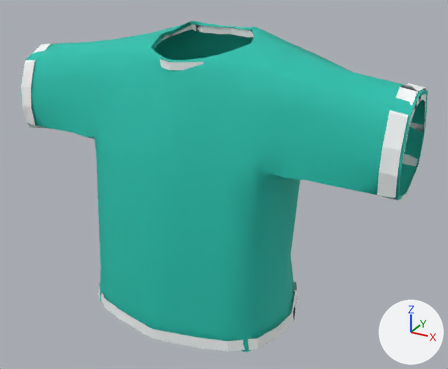
An edit to the glTF model assets/shirts/glb/05_Seafoam_Ringer.glb, drawn before and after from the same camera.
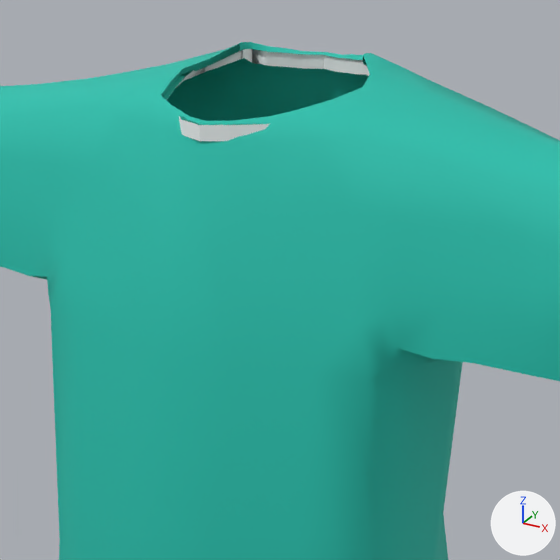
There are two pictures of each version: one whole from a 50 mm lens placed at (1.017, -1.715, 2.92), pointed at (0.087, -0.024, 2.075), one close up on the part from 16% to 78% of the width and 0% to 75% of the height. Every picture has the same lights, and +X, +Y and +Z are marked at lower right. The first two pictures are the older version. Vertices at exactly the same position are counted once.

The scene before the commit, as lines of its bpy script (objects in view):
```python
me_05_seafoam_ringer_mesh_001 = bpy.data.meshes.new('05_Seafoam_Ringer mesh.001')
me_05_seafoam_ringer_mesh_001.from_pydata(...)  # 726 vertices, 1164 faces; spans x -0.691..0.691, y -0.356..0.241, z 1.618..2.582
# faces by material slot: [212, 952]
me_05_seafoam_ringer_mesh_001.materials.append(mat_wardrobe___white)  # white #f5fafa
me_05_seafoam_ringer_mesh_001.materials.append(mat_wardrobe___teal)  # cyan #21c0ad
ob_export_05_seafoam_ringer = bpy.data.objects.new('EXPORT_05_Seafoam_Ringer', me_05_seafoam_ringer_mesh_001)
ob_export_05_seafoam_ringer.location = (0.0, 0.0, 0.0)
```
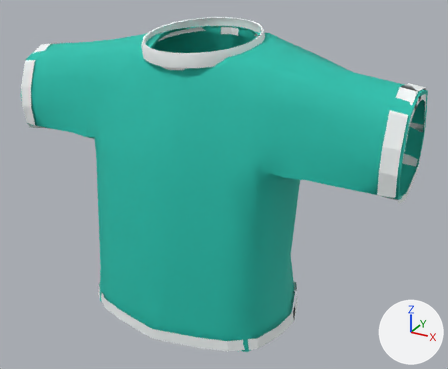
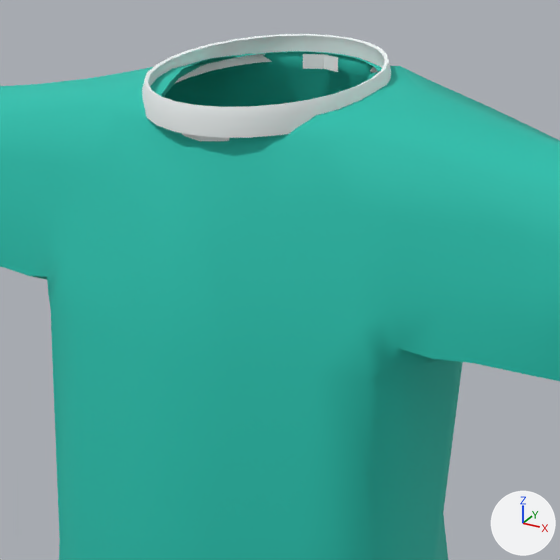
The edits, one by one:
me_05_seafoam_ringer_mesh_001 is used by ob_export_05_seafoam_ringer; location (0.0, 0.0, 0.0).
me_05_seafoam_ringer_mesh_001 had 726 vertices, 1164 faces and spanned x -0.691..0.691, y -0.356..0.241, z 1.618..2.582.
me_05_seafoam_ringer_mesh_001 now has 854 vertices, 1456 faces and spans x -0.691..0.691, y -0.356..0.241, z 1.618..2.59.
me_05_seafoam_ringer_mesh_001 part 1: a new loose piece of 168 vertices spanning x -0.19..0.19, y -0.209..0.209, z 2.502..2.59, in mat_wardrobe___white (white #f5fafa).
Part 2, on me_05_seafoam_ringer_mesh_001:
58 vertices are removed from x -0.174..0.174, y -0.179..0.161, z 2.495..2.582.
104 faces are deleted.
34 vertices move from x -0.164..0.164, y -0.194..0.196, z 2.513..2.579 to x -0.169..0.169, y -0.198..0.198, z 2.518..2.562.
18 vertices are added at x -0.181..0.181, y -0.193..0.138, z 2.519..2.555.
60 new faces join them, mat_wardrobe___teal (cyan #21c0ad).

Changed parts and their boxes (x1, y1, x2, y2) in the close-ups (560 x 560 px):
'EXPORT_05_Seafoam_Ringer', reshaped
    before: (0, 42, 560, 560)
    after: (0, 34, 560, 560)
part 1 of me_05_seafoam_ringer_mesh_001, added
    after: (142, 34, 391, 138)
part 2 of me_05_seafoam_ringer_mesh_001, cut back
    before: (163, 42, 421, 140)
    after: (173, 51, 421, 92)
